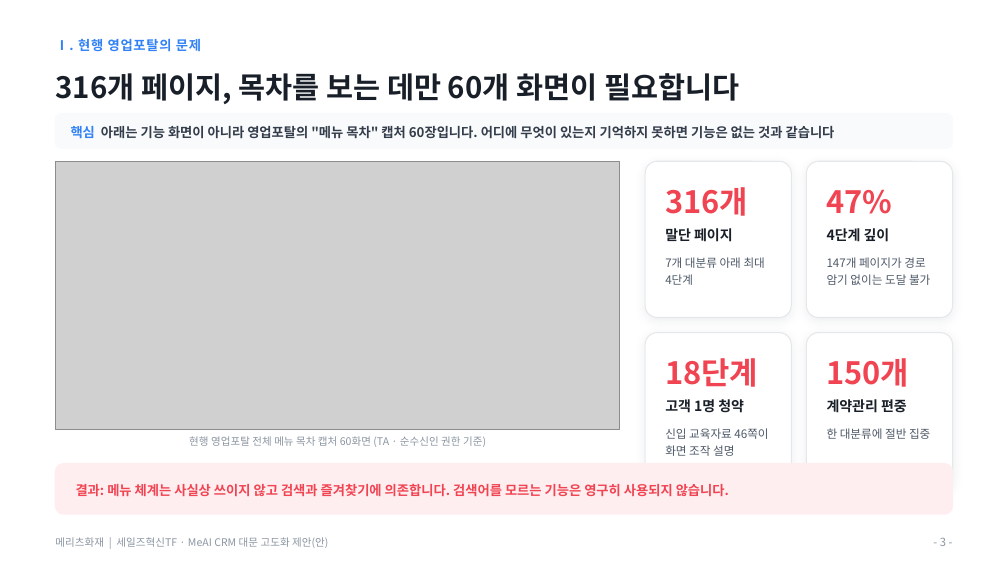
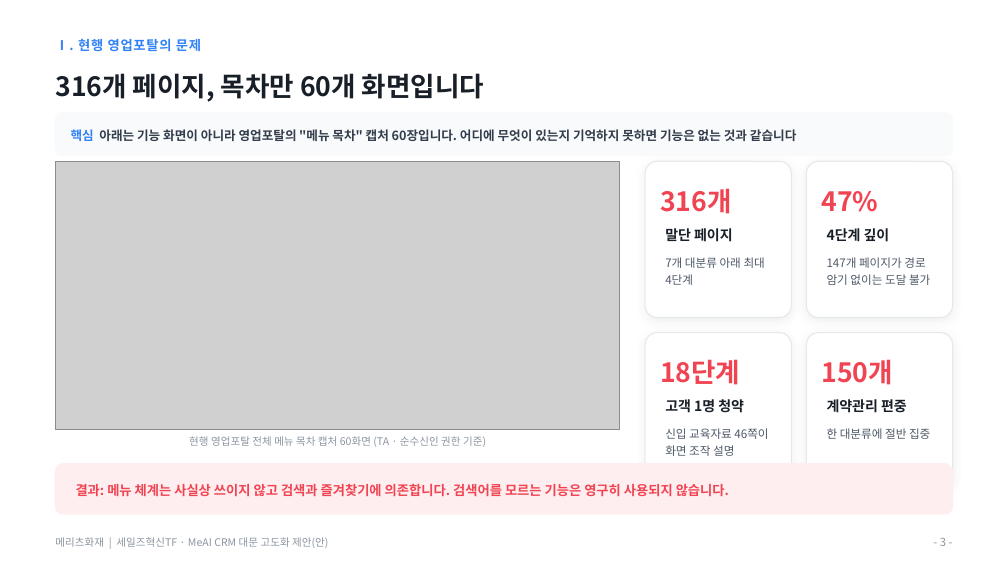
Before and after one commit to hunx11-sys/MeAI, a slide deck: slide 3 of docs/MeAI_CRM대문_고도화_제안_대표이사보고_2026.09.pptx. Drawn at 1008x567 pixels with LibreOffice and Linux fonts; fonts in the diff are those of the drawing; grey boxes stand for pictures. Boxes give left, top, right and bottom in pixels: in the first picture for what was removed or moved away, otherwise in the second. Text is boxed around its words. In the diff, an @@ line names an element or a change of style, - is before the commit and + after.

```diff
--- a/docs/MeAI_CRM대문_고도화_제안_대표이사보고_2026.09.pptx
+++ b/docs/MeAI_CRM대문_고도화_제안_대표이사보고_2026.09.pptx
@@ text at bbox=[55, 73, 484, 102]: text changed; size 21 to 19 pt @@
-316개 페이지, 목차를 보는 데만 60개 화면이 필요합니다
+316개 페이지, 목차만 60개 화면입니다
@@ rounded rectangle: place and size @@
-rounded rectangle at bbox=[55, 114, 953, 148]
+rounded rectangle at bbox=[55, 113, 953, 155]
@@ rounded rectangle at bbox=[55, 113, 953, 155]: proportions changed @@
@@ text "핵심 아래는 기능 화면이 아니라 ..." at bbox=[71, 129, 796, 141]: size 9.5 to 9 pt @@
@@ size 22 to 19 pt in 4 elements at bbox=[660, 188, 731, 214], bbox=[822, 191, 879, 212], bbox=[660, 359, 740, 385], bbox=[822, 359, 893, 385] @@
```
Also in this commit, not shown: 12 other slides changed, 1 other file.
